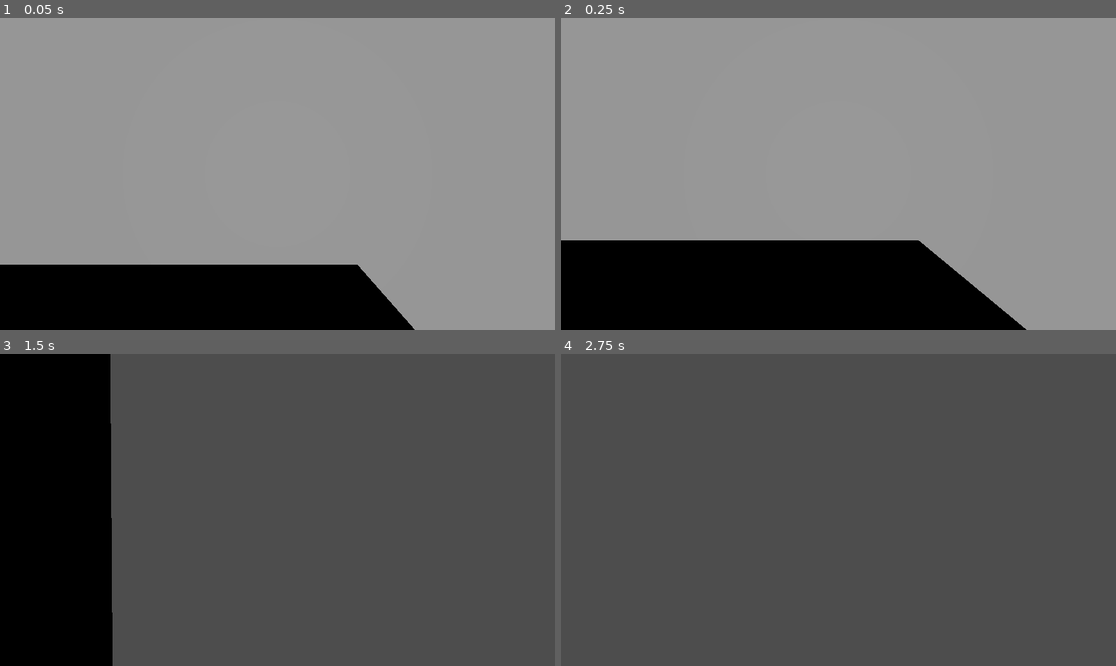
Above: before the commit, frames 1-4 (two rows, left to right).
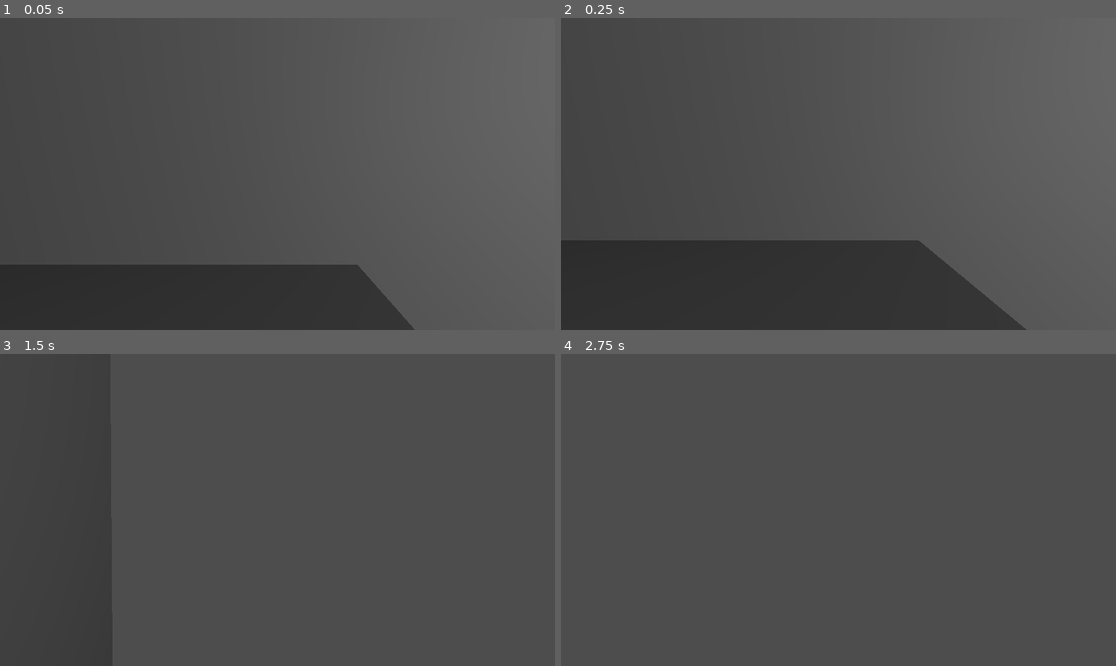
Above: after the commit, the same moments.

Repository: SKYNETTEDDRAGON/minesweeper_robot
Game: Godot game, scene res://Scenes/main.tscn
Same seed, same stepped clock (60 frames per second), same inputs: the game is played once before the commit and once after it.
Inputs (mouse positions are in pixels of both pictures, inside the frame that each line leads up to):
- Up to frame 1 (0.05 s): no input
- Up to frame 2 (0.25 s): no input
- Up to frame 3 (1.5 s): tap Enter (ui_accept) at 0.5 s; move the mouse to (305, 510) at 0.52 s; hold W (move_forward) from 0.53 s (still down); tap Alt at 0.6 s; click (305, 510) at 0.67 s; tap Space (jump) at 0.77 s; move the mouse to (249, 510) at 1.27 s; tap Shift at 1.35 s
- Up to frame 4 (2.75 s): keep holding W (move_forward); tap Space (jump) at 1.52 s; move the mouse to (849, 503) at 2.02 s; tap Alt at 2.1 s

The runs differ from the first frame. In frame 1, 100% of the frame differs, in the area x 0-100%, y 0-100%; in frame 2, 100%; in frame 3, 20%; in frame 4, nothing differs.

Commit message:
light (sort of)

Diff:
--- a/Scenes/main.tscn
+++ b/Scenes/main.tscn
@@ -73,4 +73,7 @@
 transform = Transform3D(5.6452317, 0, 0, 0, 1, 0, 0, 0, 4.797609, -7.4324055, 0, -2.4424005)
 shape = SubResource("BoxShape3D_jjvhh")
 
-[node name="DirectionalLight3D" type="DirectionalLight3D" parent="."]
+[node name="OmniLight3D" type="OmniLight3D" parent="."]
+transform = Transform3D(1, 0, 0, 0, 1, 0, 0, 0, 1, 7.728879, 5.1786194, 7.6191764)
+light_energy = 7.928
+omni_range = 45.385
